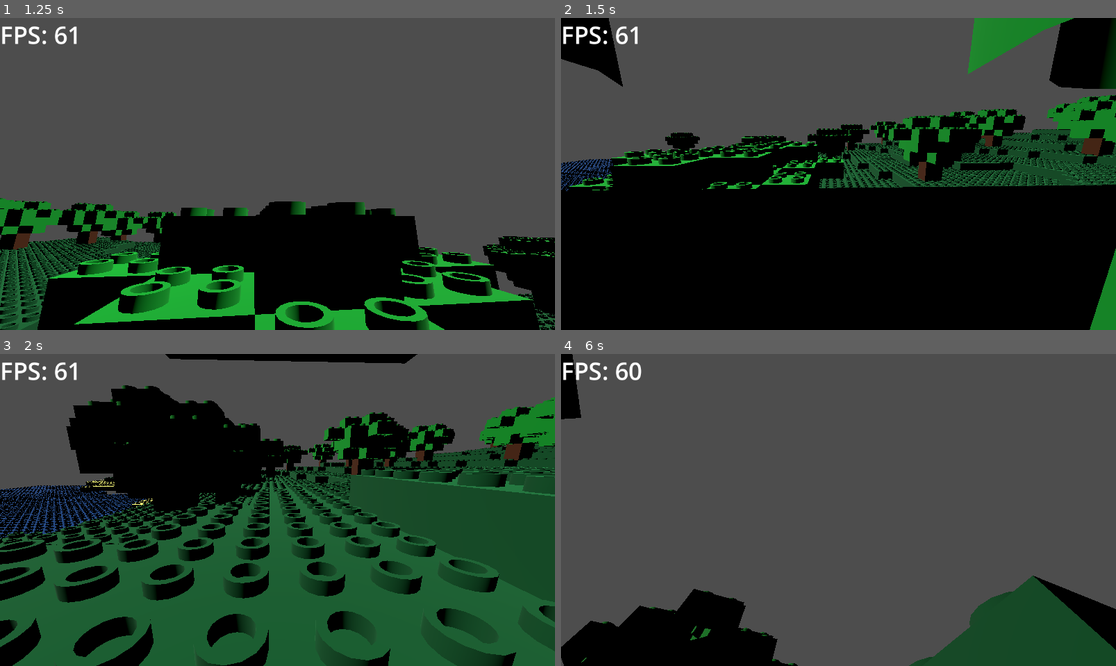
Above: before the commit, frames 1-4 (two rows, left to right).
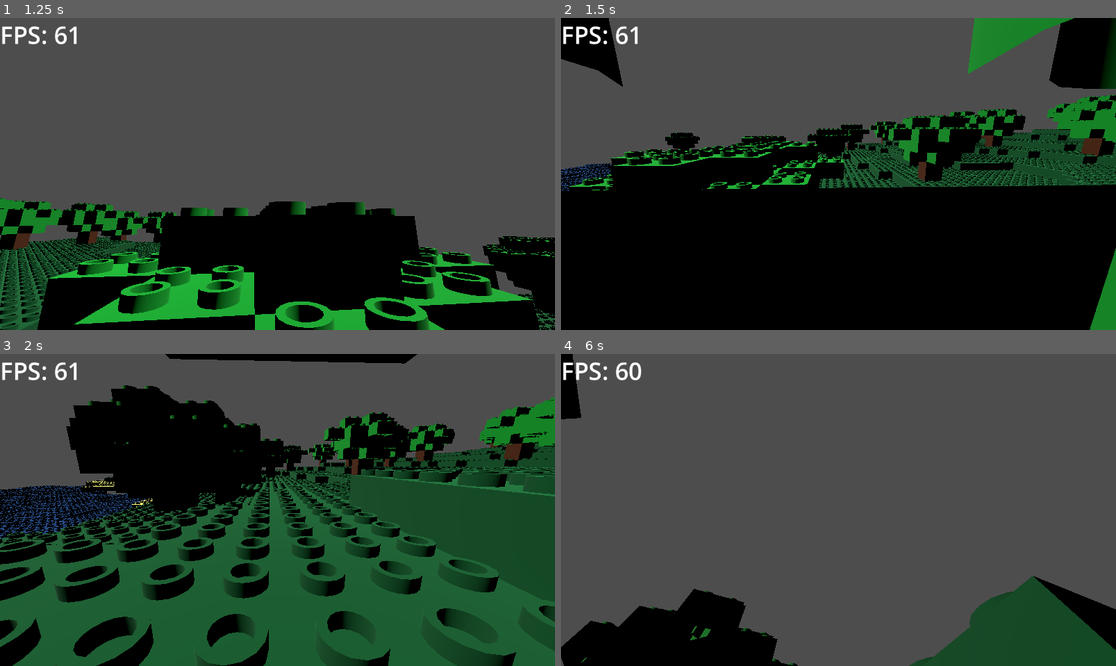
Above: after the commit, the same moments.

Repository: AlbinHorlaville/open-world-lego
Game: Godot game, scene res://levels/main.tscn
The game is run twice, just before and just after one commit, with the same random seed, the same clock (stepped at 60 frames per second) and the same inputs.
Inputs (mouse positions are in pixels of both pictures, inside the frame that each line leads up to):
- Up to frame 1 (1.25 s): move the mouse to (399, 158) at 0.52 s; hold D (move_right) from 0.53 s (still down); tap Space (jump) at 0.77 s
- Up to frame 2 (1.5 s): move the mouse to (727, 189) at 1.27 s; release D (move_right) at 1.28 s; hold S (move_back) from 1.28 s (still down)
- Up to frame 3 (2 s): keep holding S (move_back); tap Space (jump) at 1.52 s
- Up to frame 4 (6 s): move the mouse to (894, 441) at 2.02 s; release S (move_back) at 2.03 s; hold D (move_right) 2.03-2.78 s; move the mouse to (810, 572) at 2.77 s; hold Z (move_forward) 2.78-3.53 s; tap Space (jump) at 3.02, 3.77, 4.52 s; move the mouse to (1005, 556) at 3.52 s; hold Q (move_left) 3.53-5.03 s; move the mouse to (672, 463) at 4.27 s; move the mouse to (866, 510) at 5.02 s; hold S (move_back) 5.03-5.78 s; move the mouse to (755, 432) at 5.77 s; hold D (move_right) from 5.78 s (still down)

Frame 1 is identical in both runs. In frame 2, 0.4% of the frame differs, in the area x 0-89%, y 36-56%; in frame 3, 1.4%, in the area x 0-27%, y 42-60%; in frame 4, less than 0.1%.

Commit message:
Wave movement is smooth. We can now control it and affect it size and rythm.

Diff:
--- a/OpenWorldLego/blocks/water.gd
+++ b/OpenWorldLego/blocks/water.gd
@@ -1,13 +1,15 @@
 extends StaticBody3D
-var k:int
-func _ready() -> void:
-	k+=1
+
+func changeMaterial() -> void:
 	# get the instance
 	var mesh_inst = $brick_2x2.get_child(0)
 	# Assign the material
 	mesh_inst.set_surface_override_material(0, load("res://materials/Water.tres"))
 
+# Movement of the sea waves
+var t:float=0
 func _process(delta: float) -> void:
-
-	position.y = (2*sin(delta*(position.x+k)) + 2*sin(delta*(position.z+k)))/2
-	k+=1
+	if t>2*PI*100:
+		t=0
+	t+=delta
+	position.y = 0.5*(sin((position.x+t)/2)*sin((t-position.z))/2) - 1
--- a/OpenWorldLego/levels/chunk.gd
+++ b/OpenWorldLego/levels/chunk.gd
@@ -40,7 +40,9 @@
 			# WATER
 			if currentPN < -0.05: # 0.5 permit to have few blocks of sand between dirt and water
 				block = water_scene.instantiate()
-				block.position = Vector3(x*tailleChunk+i, 0, y*tailleChunk+j)
+				block.changeMaterial()
+				block.position = Vector3(x*tailleChunk+i, block.position.y, y*tailleChunk+j)
+				$Water.add_child(block)
 			# SAND
 			else:
 				block = dirt_scene.instantiate()
@@ -69,7 +71,7 @@
 					block.changeMaterial(color_dirt)
 					block.position = Vector3(x*tailleChunk+i, int(currentPN*10+1)*hlego, y*tailleChunk+j)
 					block.set_visible(true)
-			add_child(block)
+				add_child(block)
 
 func getCoordChunk():
 	return coordChunk
--- a/OpenWorldLego/levels/chunk.tscn
+++ b/OpenWorldLego/levels/chunk.tscn
@@ -16,3 +16,5 @@
 color_dirt = ExtResource("4_oetqn")
 color_water = ExtResource("5_oniqs")
 color_sand = ExtResource("6_v8esd")
+
+[node name="Water" type="Node" parent="."]
